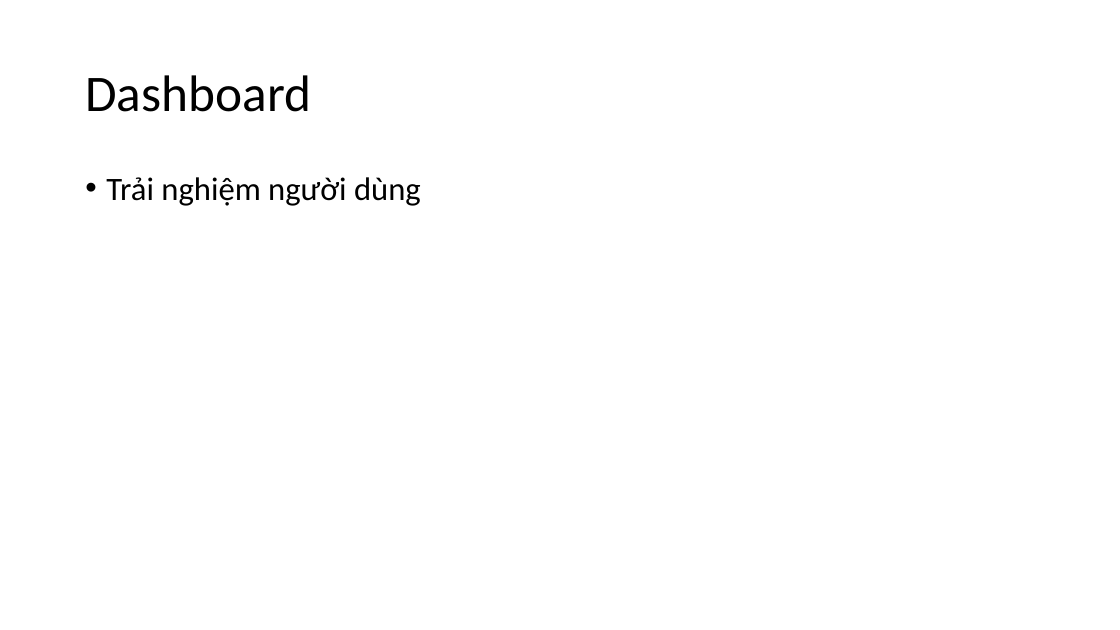
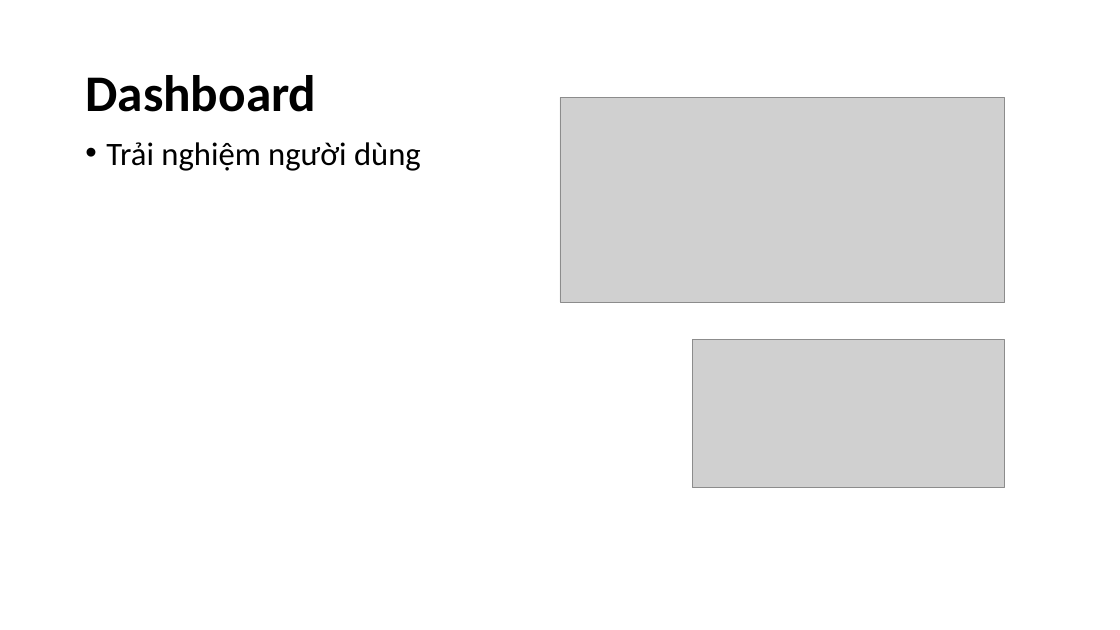
Before and after one commit to nguyenmanhphuc/DoAnA, a slide deck: slide 7 of BÁO CÁO THỰC TẬP.pptx. Drawn at 1120x630 pixels with LibreOffice and Linux fonts; fonts in the diff are those of the drawing; grey boxes stand for pictures. Boxes give left, top, right and bottom in pixels: in the first picture for what was removed or moved away, otherwise in the second. Text is boxed around its words. In the diff, an @@ line names an element or a change of style, - is before the commit and + after.

```diff
--- a/BÁO CÁO THỰC TẬP.pptx
+++ b/BÁO CÁO THỰC TẬP.pptx
@@ title "Dashboard" at (x1=85, y1=75, x2=316, y2=112): bold on @@
@@ picture added at (x1=560, y1=97, x2=1005, y2=302) @@
@@ text "Trải nghiệm người dùng" moved from (x1=106, y1=177, x2=421, y2=206) to (x1=106, y1=142, x2=421, y2=171) @@
@@ picture added at (x1=692, y1=339, x2=1005, y2=487) @@
```
Also in this commit, not shown: 11 other slides changed, 1 slide added, 1 slide removed, 1 other file.
